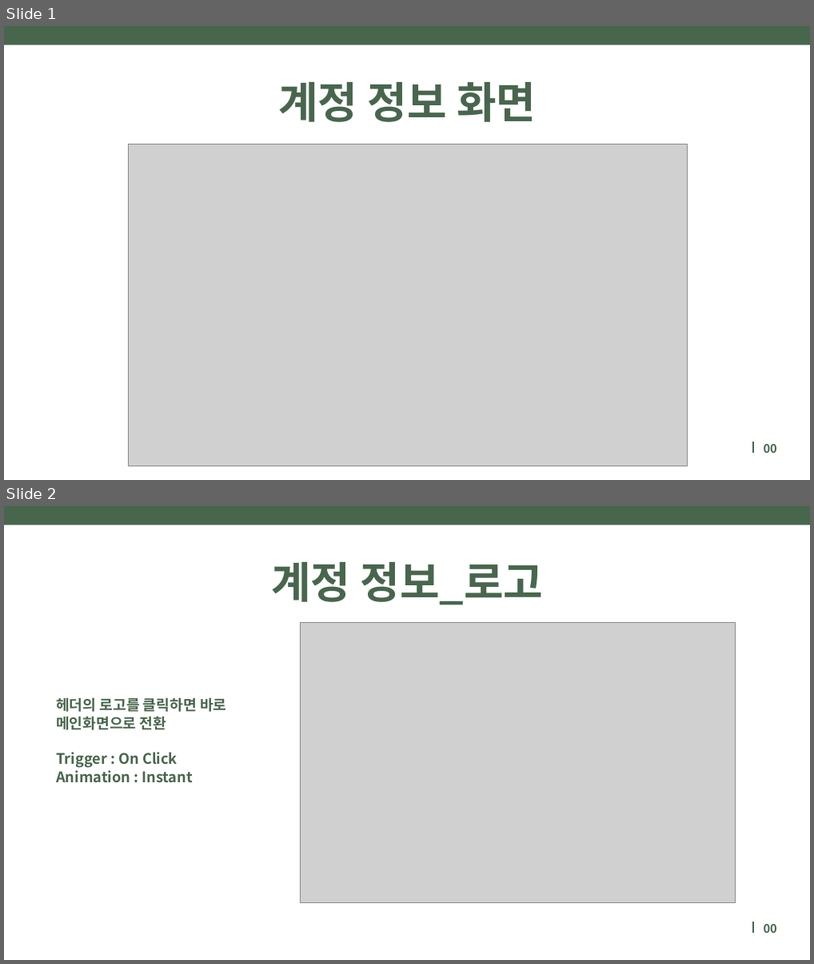
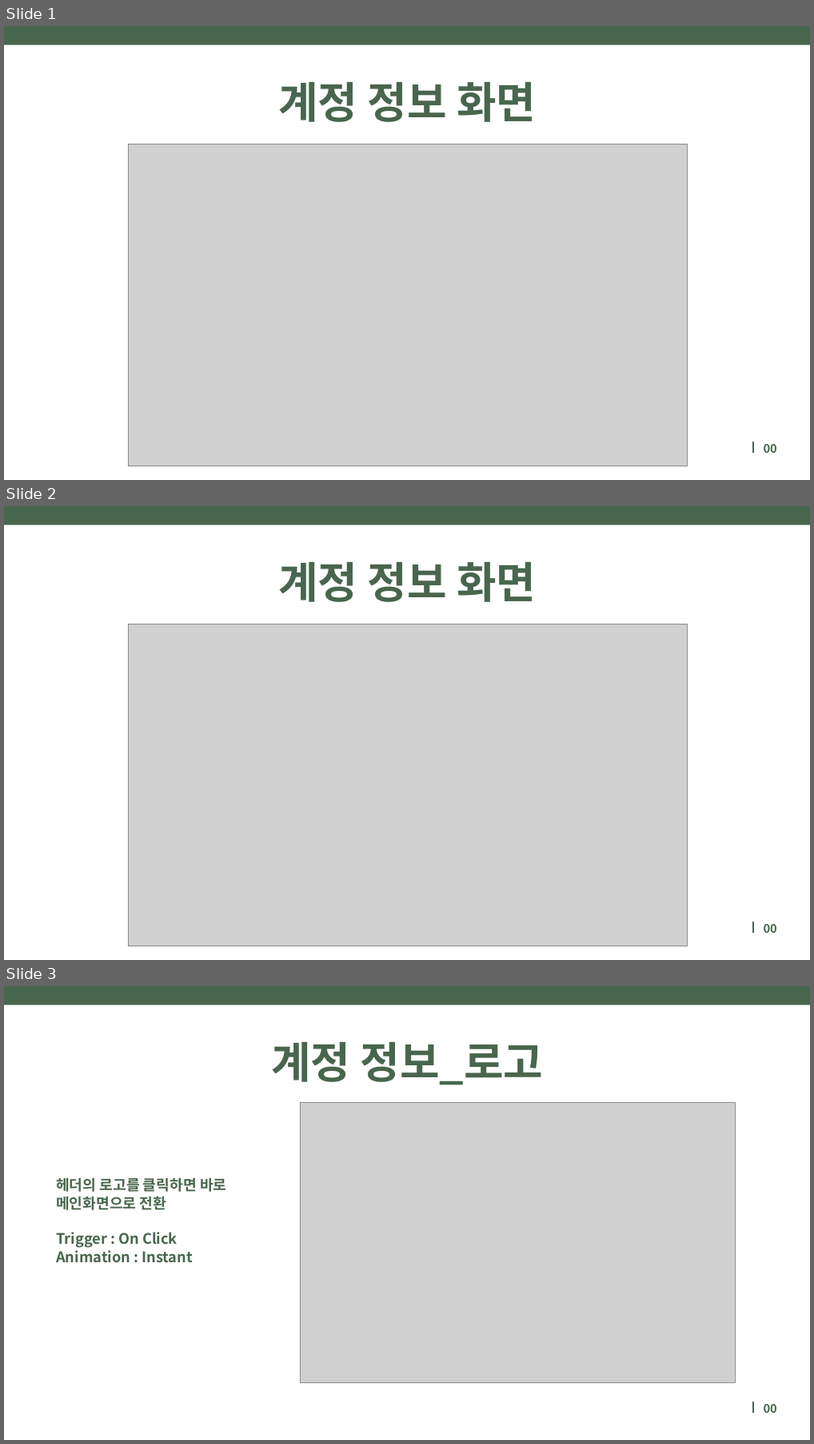
Before and after one commit to T-T5/T1-OW.PB, a slide deck: 박준형/프로토타입_준형.pptx. Shown one above the other, each under a label of ours: slides 1 and 2 before the commit, slides 1, 2 and 3 after it. The pictures are 814x964 and 814x1444 pixels, drawn with LibreOffice and Linux fonts; fonts in the diff are those of the drawing; grey boxes stand for pictures. Boxes give left, top, right and bottom in pixels: in the first picture for what was removed or moved away, otherwise in the second. Text is boxed around its words. In the diff, an @@ line names an element or a change of style, - is before the commit and + after.

Commit message:
lastt

```diff
--- a/박준형/프로토타입_준형.pptx
+++ b/박준형/프로토타입_준형.pptx
@@ slide 2 added at [4,506,810,960], background #FFFFFF @@
@@ rectangle added at [4,506,810,525], fill #48664D @@
@@ text added at [278,562,536,602], 77 pt, text #48664D, bold @@
+계정 정보 화면
@@ picture added at [128,624,687,945] @@
@@ line added from (754, 921) to (754, 932), #48664D 3.75 pt @@
@@ text added at [764,924,778,932], 21 pt, text #48664D, bold @@
+00
@@ what was slide 2 is now slide 3 @@
```
